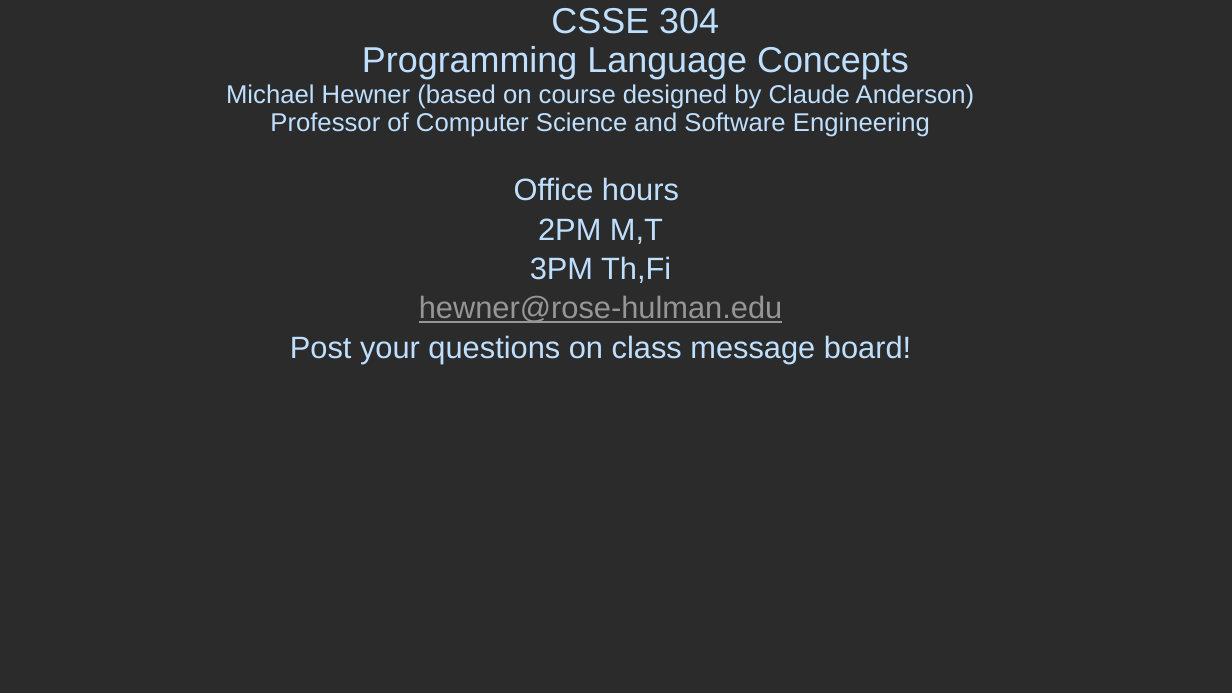
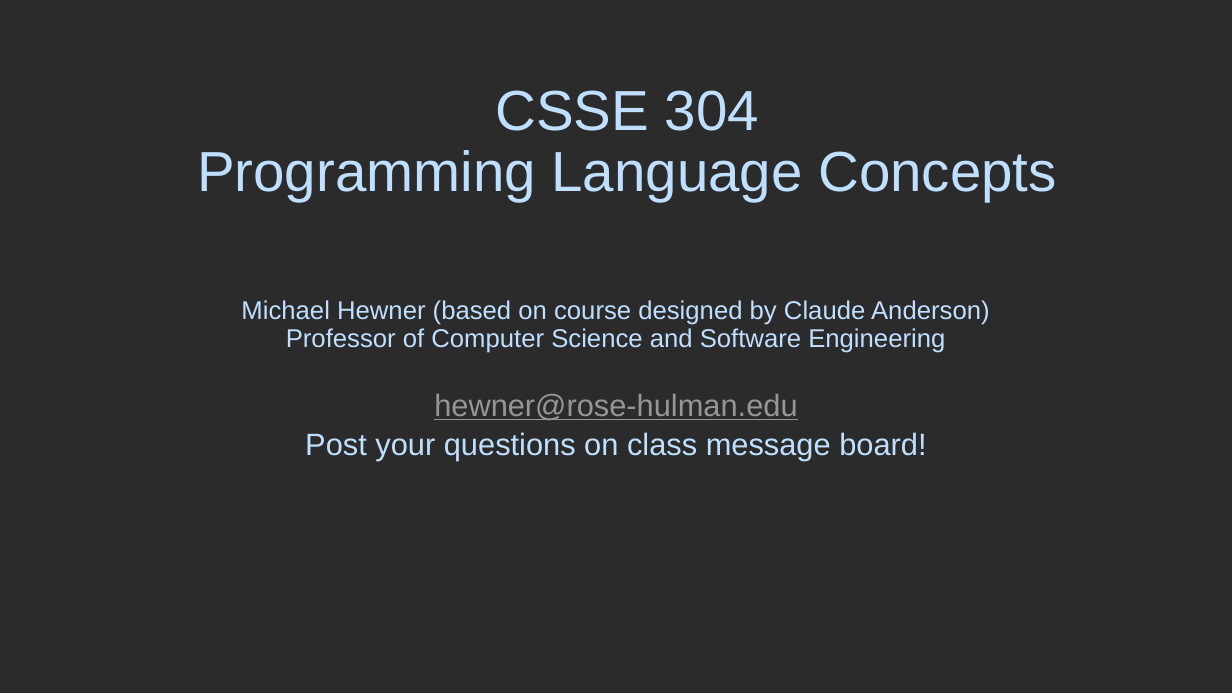
Before and after one commit to RHIT-CSSE/csse304, a slide deck: slide 2 of ClassMaterials/SchemeIntro/SchemeIntro.pptx (slide 1 before the commit). Drawn at 1232x693 pixels with LibreOffice and Linux fonts; fonts in the diff are those of the drawing; background and template pictures are left out; a plain dark background stands for a picture behind light text. Boxes give left, top, right and bottom in pixels: in the first picture for what was removed or moved away, otherwise in the second. Text is boxed around its words. In the diff, an @@ line names an element or a change of style, - is before the commit and + after.

```diff
--- a/ClassMaterials/SchemeIntro/SchemeIntro.pptx
+++ b/ClassMaterials/SchemeIntro/SchemeIntro.pptx
@@ title "CSSE 304 Programming Language Concepts": place and size @@
-title "CSSE 304 Programming Language Concepts" at box(362, 8, 909, 79)
+title "CSSE 304 Programming Language Concepts" at box(197, 90, 1056, 201)
@@ title "CSSE 304 Programming Language Concepts" at box(197, 90, 1056, 201): size 28 to 44 pt @@
@@ subtitle at box(514, 177, 679, 283): paragraphs removed @@
-Office hours
-2PM M,T
-3PM Th,Fi
@@ subtitle "Michael Hewner (based on course ...": place and size @@
-subtitle "Michael Hewner (based on course ..." at box(226, 84, 975, 363)
+subtitle "Michael Hewner (based on course ..." at box(241, 300, 990, 461)
```
Also in this commit, not shown: 1 other slide changed, 1 slide added, 1 other file.
